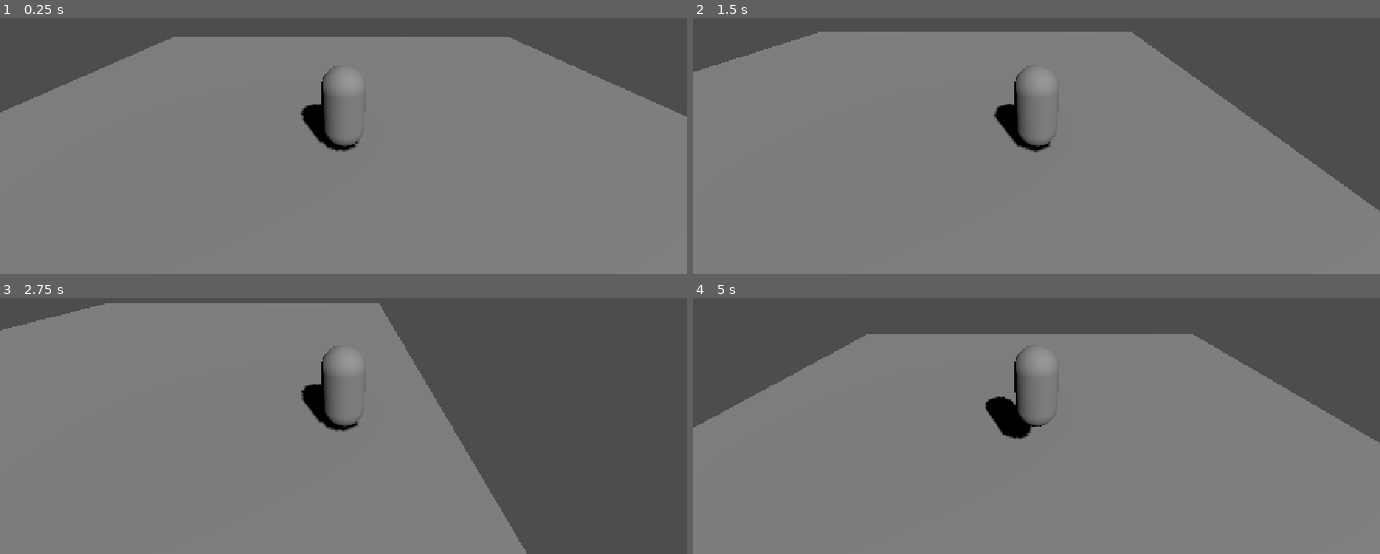
Above: before the commit, frames 1-4 (two rows, left to right).
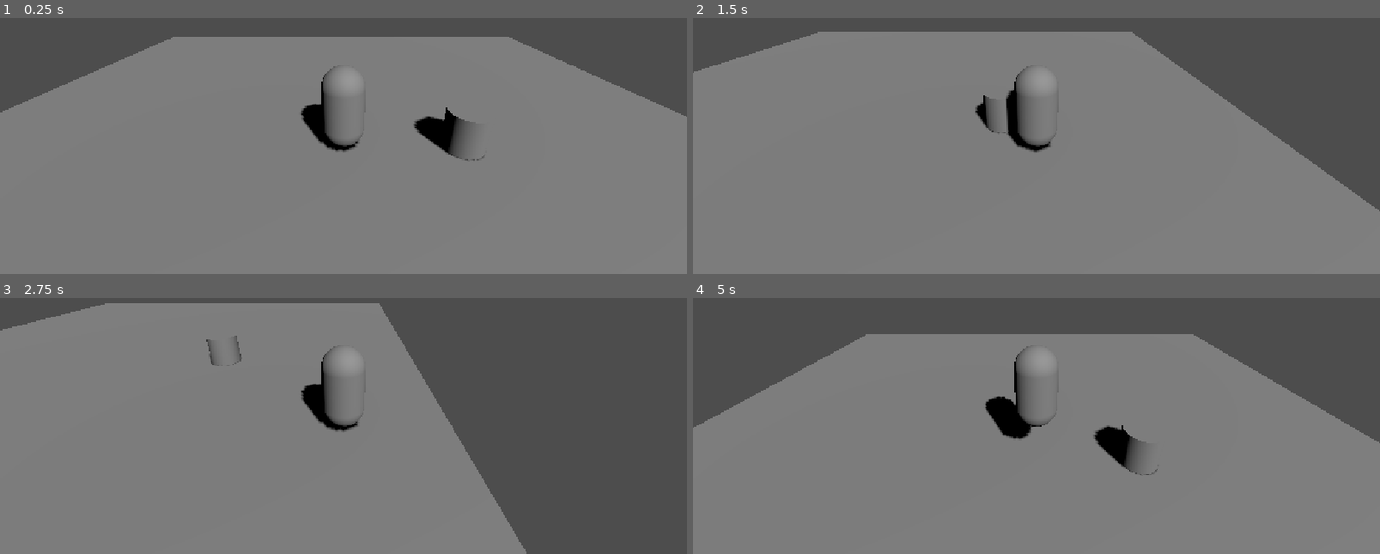
Above: after the commit, the same moments.

Repository: Haziel1357/game-jump-plus
Game: Godot game, scene res://mundo.tscn
Same seed, same stepped clock (60 frames per second), same inputs: the game is played once before the commit and once after it.
Inputs:
- Up to frame 1 (0.25 s): no input
- Up to frame 2 (1.5 s): tap Enter (ui_accept) at 0.5, 0.77 s; hold Right (ui_right) 0.53-1.28 s; hold Down (ui_down) from 1.28 s (still down)
- Up to frame 3 (2.75 s): tap Enter (ui_accept) at 1.52 s; release Down (ui_down) at 2.03 s; hold Right (ui_right) from 2.03 s (still down)
- Up to frame 4 (5 s): release Right (ui_right) at 2.78 s; hold Up (ui_up) 2.78-3.53 s; tap Enter (ui_accept) at 3.02, 3.77, 4.52 s; hold Left (ui_left) from 3.53 s (still down)

The runs differ from the first frame. In frame 1, 0.9% of the frame differs, in the area x 60-71%, y 34-56%; in frame 2, 0.5%; in frame 3, 0.1%; in frame 4, 0.8%.

Commit message:
Agregar botón 3D de prueba que detecta al jugador
Area3D BotonDado con script que imprime un mensaje cuando el jugador lo pisa.

Co-Authored-By: Claude Sonnet 5.5 <noreply@anthropic.com>

Diff:
--- /dev/null
+++ b/escenas/objetos/boton_dado/boton_dado.gd
@@ -0,0 +1,13 @@
+extends Area3D
+
+# Se ejecuta una vez, cuando el nodo entra a la escena.
+func _ready() -> void:
+	# Conectamos la señal "body_entered" (alguien entró a la zona)
+	# con nuestra función. Es como decir: "avísame cuando pisen el botón".
+	body_entered.connect(_al_entrar_cuerpo)
+
+
+# Godot llama a esta función cada vez que un cuerpo físico entra al área.
+# 'cuerpo' es el nodo que entró (en nuestro caso, el Jugador).
+func _al_entrar_cuerpo(cuerpo: Node3D) -> void:
+	print("¡Botón pisado por: ", cuerpo.name, "!")
--- a/mundo.tscn
+++ b/mundo.tscn
@@ -1,10 +1,15 @@
 [gd_scene format=3 uid="uid://dtpd74kd2c7lc"]
 
 [ext_resource type="Script" uid="uid://dpxpsogn20jx8" path="res://escenas/jugador/jugador.gd" id="1_6ba58"]
+[ext_resource type="Script" uid="uid://b4pjaqu5p1yw8" path="res://escenas/objetos/boton_dado/boton_dado.gd" id="2_lgngo"]
 
 [sub_resource type="CapsuleMesh" id="CapsuleMesh_012i1"]
 
 [sub_resource type="CapsuleShape3D" id="CapsuleShape3D_mg33e"]
+
+[sub_resource type="CylinderShape3D" id="CylinderShape3D_mg33e"]
+
+[sub_resource type="CylinderMesh" id="CylinderMesh_mg33e"]
 
 [node name="Mundo" type="Node3D" unique_id=476666403]
 
@@ -28,3 +33,13 @@
 
 [node name="Camera3D" type="Camera3D" parent="Jugador" unique_id=21022145]
 transform = Transform3D(1, 0, 0, 0, 0.90630776, 0.42261827, 0, -0.42261827, 0.90630776, 0, 3, 5)
+
+[node name="BotonDado" type="Area3D" parent="." unique_id=325053774]
+transform = Transform3D(1, 0, 0, 0, 1, 0, 0, 0, 1, 3, 0.5, 0)
+script = ExtResource("2_lgngo")
+
+[node name="CollisionShape3D" type="CollisionShape3D" parent="BotonDado" unique_id=1159399474]
+shape = SubResource("CylinderShape3D_mg33e")
+
+[node name="MeshInstance3D" type="MeshInstance3D" parent="BotonDado" unique_id=2055314967]
+mesh = SubResource("CylinderMesh_mg33e")
Not shown, added: escenas/objetos/boton_dado/boton_dado.gd.uid
